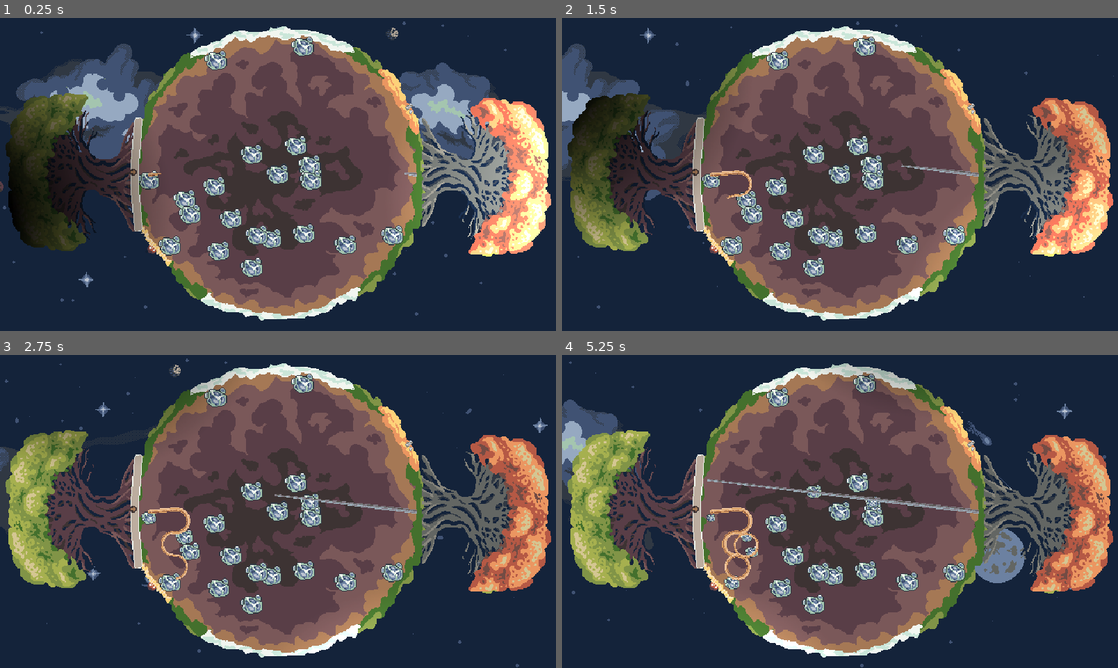
Above: before the commit, frames 1-4 (two rows, left to right).
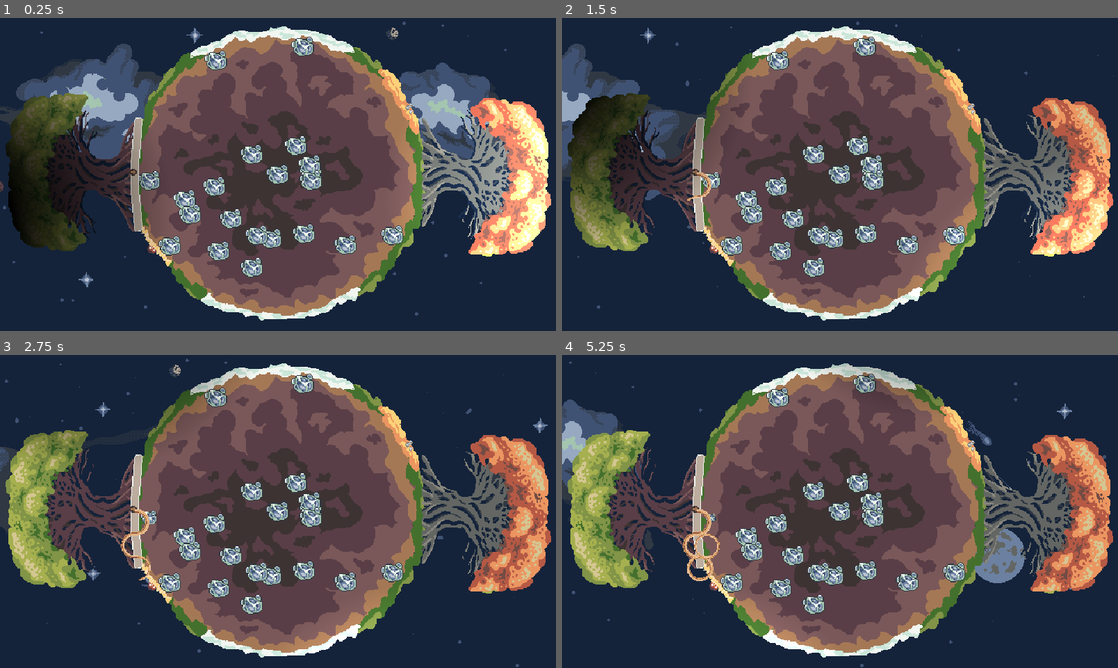
Above: after the commit, the same moments.

Repository: Rotta-Games/ragerootin
Game: Godot game, scene res://game.tscn
The game is run twice, just before and just after one commit, with the same random seed, the same clock (stepped at 60 frames per second) and the same inputs. This scene is started directly instead of the project's main scene. Sound files missing from this copy of the repository are replaced by a short silence.
Inputs:
- Up to frame 1 (0.25 s): no input
- Up to frame 2 (1.5 s): hold Right (player1_move_right) 0.53-1.28 s; hold Space (player1_shoot) 0.53-1.28 s; hold Left (player1_move_left) from 1.28 s (still down); tap Space (player1_shoot) at 1.35 s
- Up to frame 3 (2.75 s): release Left (player1_move_left) at 2.03 s; hold Right (player1_move_right) from 2.03 s (still down); hold Space (player1_shoot) from 2.03 s (still down)
- Up to frame 4 (5.25 s): release Space (player1_shoot) at 2.78 s; tap Space (player1_shoot) at 2.85, 4.35 s; release Right (player1_move_right) at 3.53 s; hold Space (player1_shoot) 3.53-4.28 s; hold Left (player1_move_left) from 3.53 s (still down); hold Space (player1_shoot) from 5.03 s (still down)

The runs differ from the first frame. In frame 1, less than 0.1% of the frame differs, in the area x 26-75%, y 48-56%; in frame 2, 0.5%; in frame 3, 1.1%; in frame 4, 2.0%, in the area x 21-75%, y 39-76%.
Error after the commit: Invalid access to property or key 'body' on a base object of type 'Nil'. (res://player.gd:22)

Commit message:
Move slider

Diff:
--- a/player.gd
+++ b/player.gd
@@ -26,6 +26,10 @@
 
 
 func _ready():
+	pass
+
+func shoot():
+	state = MOVING
 	root = new_root()
 
 func set_angle(angle):
--- a/player1.gd
+++ b/player1.gd
@@ -1,9 +1,26 @@
 extends "res://player.gd"
 
-@onready var slider = $Player1Slider
+var slider
+var sliderButton
+
+func _ready():
+	slider = $"../Player1Slider"
+	sliderButton = $"../Player1Slider/SliderButton"
+	print(sliderButton)
 
 func _physics_process(delta):
 	if Input.is_action_pressed("player1_move_left"):
-		root.angle += -root.turn_speed * delta
+		if state == SETUP:
+			slider.move_left()
+		elif state == MOVING:
+			root.angle += -root.turn_speed * delta
 	if Input.is_action_pressed("player1_move_right"):
-		root.angle += root.turn_speed * delta
+		if state == SETUP:
+			slider.move_right()
+		elif state == MOVING:
+			root.angle += root.turn_speed * delta
+
+func _input(event):
+	if state == SETUP && Input.is_action_pressed("player1_shoot"):
+		self.set_global_position(sliderButton.get_global_position())
+		shoot()
